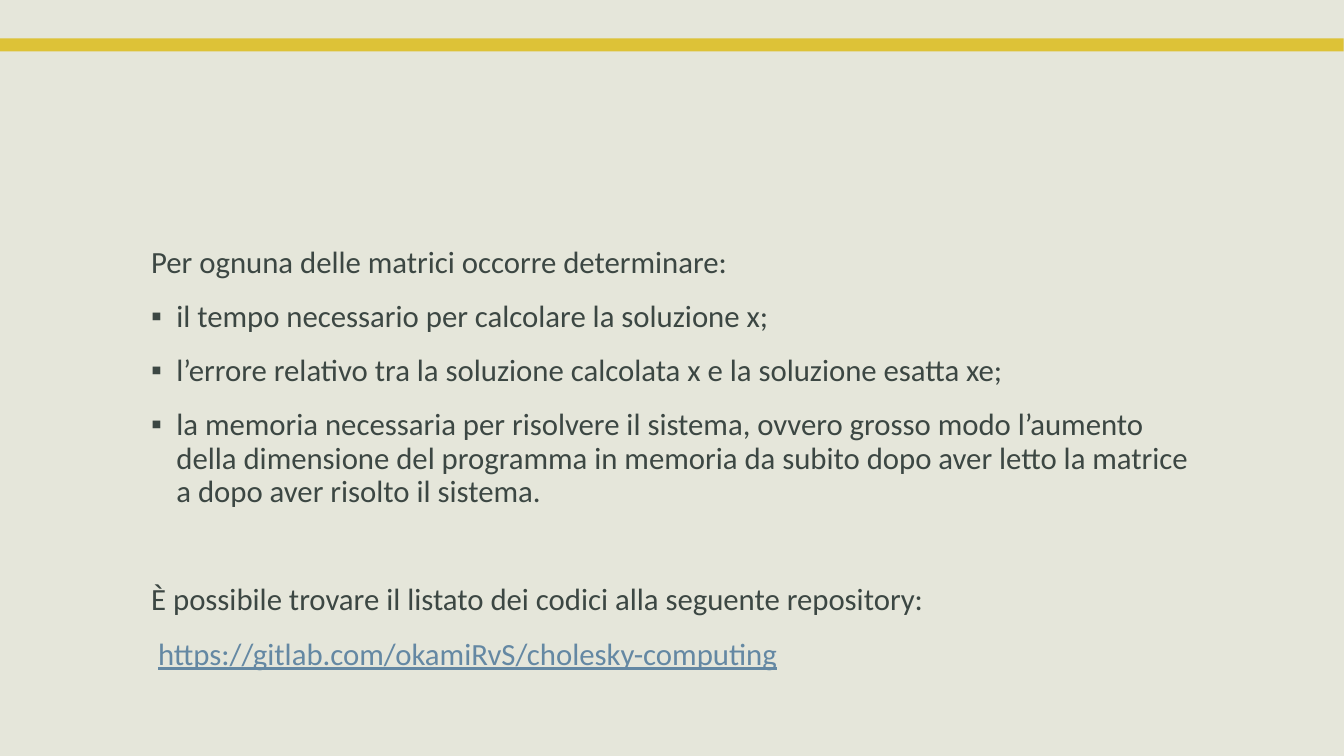
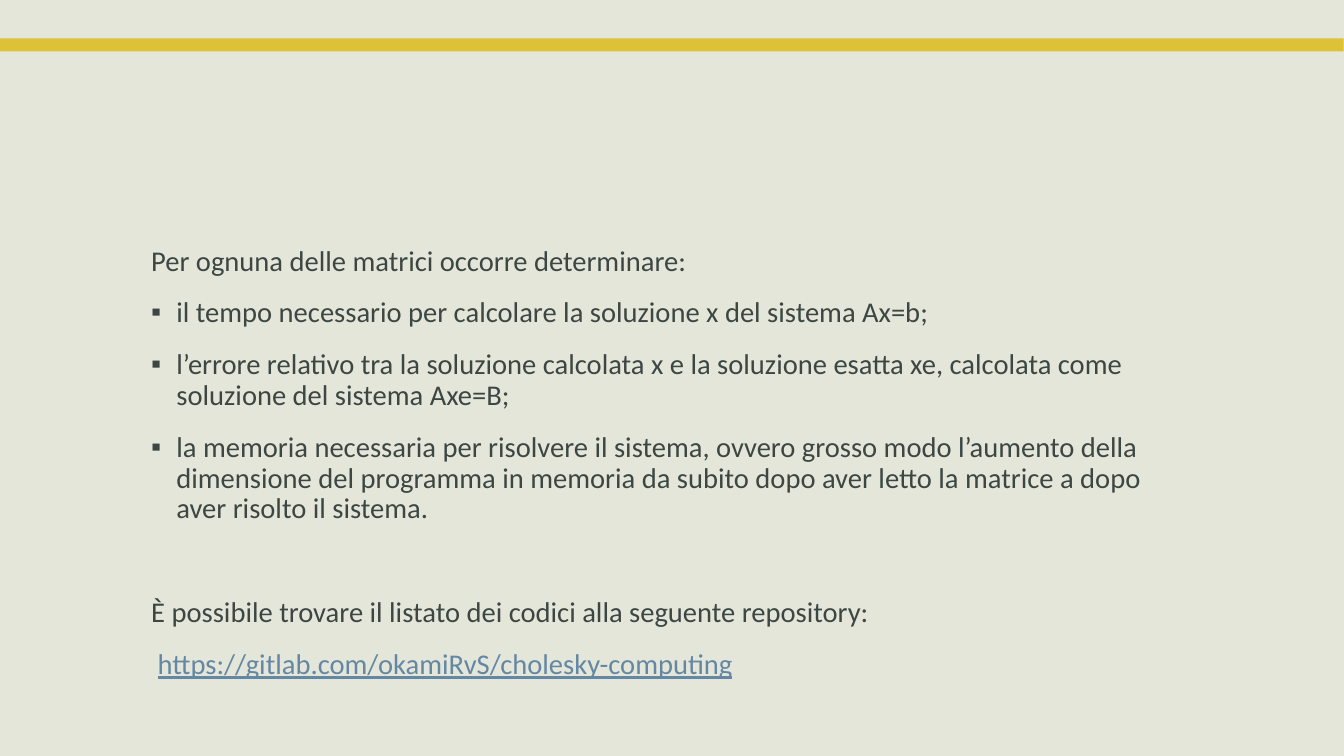
Before and after one commit to okamiRvS/Cholesky-Computing, a slide deck: slide 2 of final results/Relazione.pptx. Drawn at 1344x756 pixels with LibreOffice and Linux fonts; fonts in the diff are those of the drawing; background and template pictures are left out. Boxes give left, top, right and bottom in pixels: in the first picture for what was removed or moved away, otherwise in the second. Text is boxed around its words. In the diff, an @@ line names an element or a change of style, - is before the commit and + after.

```diff
--- a/final results/Relazione.pptx
+++ b/final results/Relazione.pptx
@@ text at box(151, 251, 1140, 679): size 22 to 20.4 pt in "Per ognuna delle matrici occorre determinare:", "la memoria necessaria per risolvere il sistema, ...", "È possibile trovare il listato dei codici ...", "https://gitlab.com/okamiRvS/cholesky-computing" @@
@@ text at box(176, 302, 1122, 409): text changed; size 22 to 20.4 pt @@
-▪ il tempo necessario per calcolare la soluzione x;
-▪ l’errore relativo tra la soluzione calcolata x e la soluzione esatta xe;
+▪ il tempo necessario per calcolare la soluzione x del sistema Ax=b;
+▪ l’errore relativo tra la soluzione calcolata x e la soluzione esatta xe, calcolata come soluzione del sistema Axe=B;
```
Also in this commit, not shown: 1 other slide changed, 1 other file.
